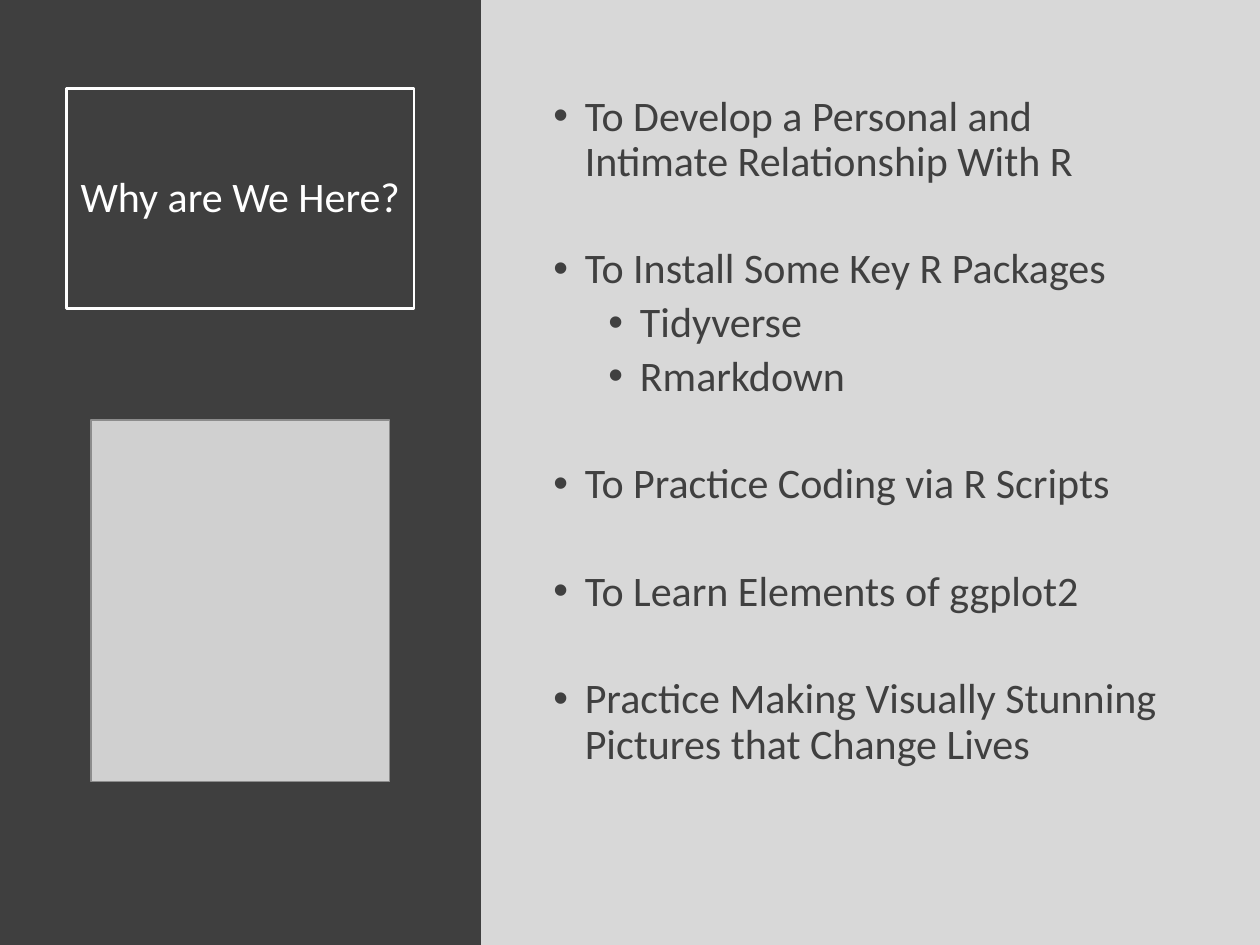
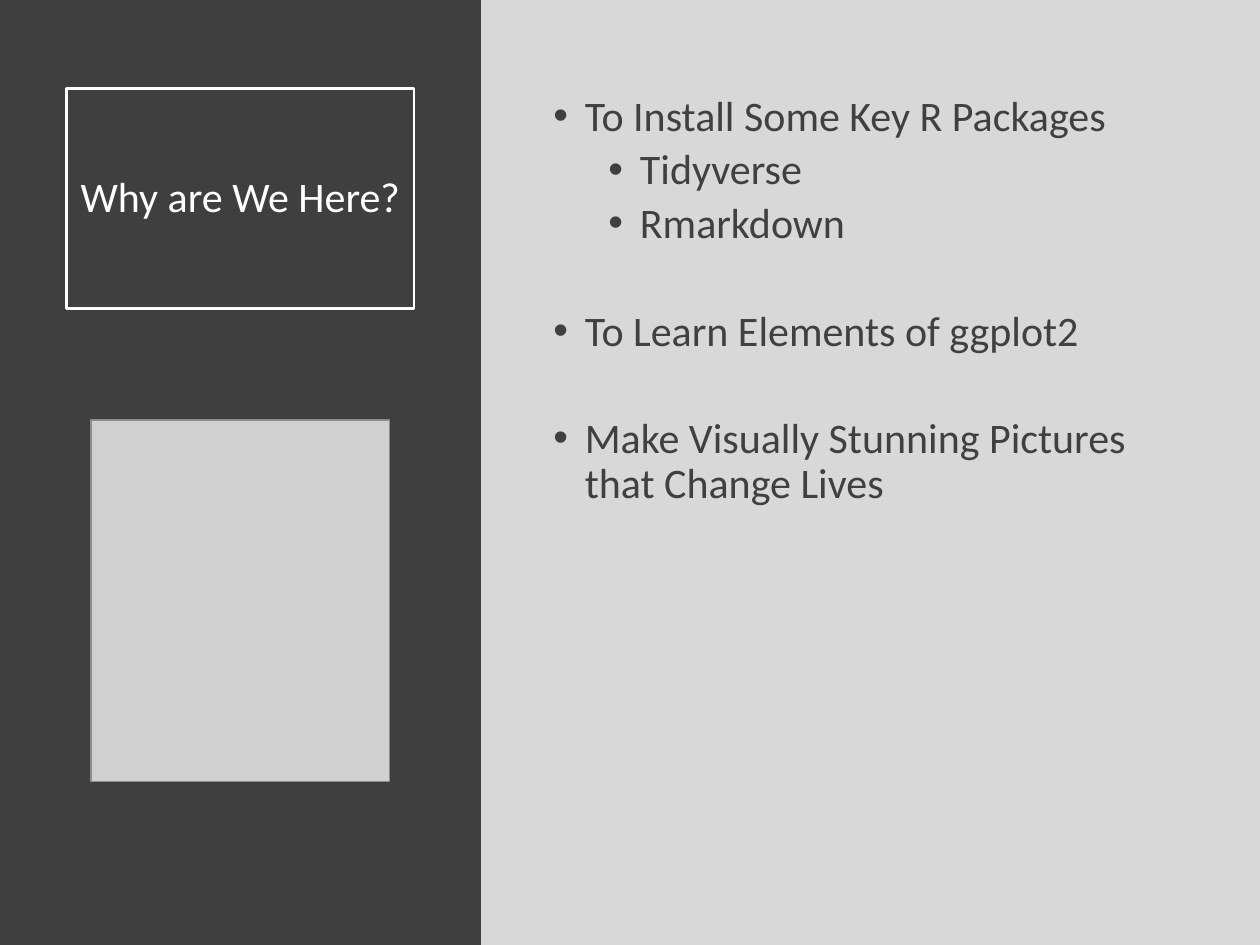
Before and after one commit to SuperMarioGiacomazzo/STOR320_WEBSITE, a slide deck: slide 2 of Lecture/Data Visualization/Data_Visualization_Lecture.pptx. Drawn at 1260x945 pixels with LibreOffice and Linux fonts; fonts in the diff are those of the drawing; grey boxes stand for pictures. Boxes give left, top, right and bottom in pixels: in the first picture for what was removed or moved away, otherwise in the second. Text is boxed around its words. In the diff, an @@ line names an element or a change of style, - is before the commit and + after.

```diff
--- a/Lecture/Data Visualization/Data_Visualization_Lecture.pptx
+++ b/Lecture/Data Visualization/Data_Visualization_Lecture.pptx
@@ text at (x1=585, y1=102, x2=1073, y2=183): paragraph removed @@
-• To Develop a Personal and Intimate Relationship With R
@@ text at (x1=585, y1=424, x2=1126, y2=505): text changed @@
-• Practice Making Visually Stunning Pictures that Change Lives
+• Make Visually Stunning Pictures that Change Lives
@@ text at (x1=585, y1=469, x2=1110, y2=505): paragraph removed @@
-• To Practice Coding via R Scripts
```
Also in this commit, not shown: 9 other files.
